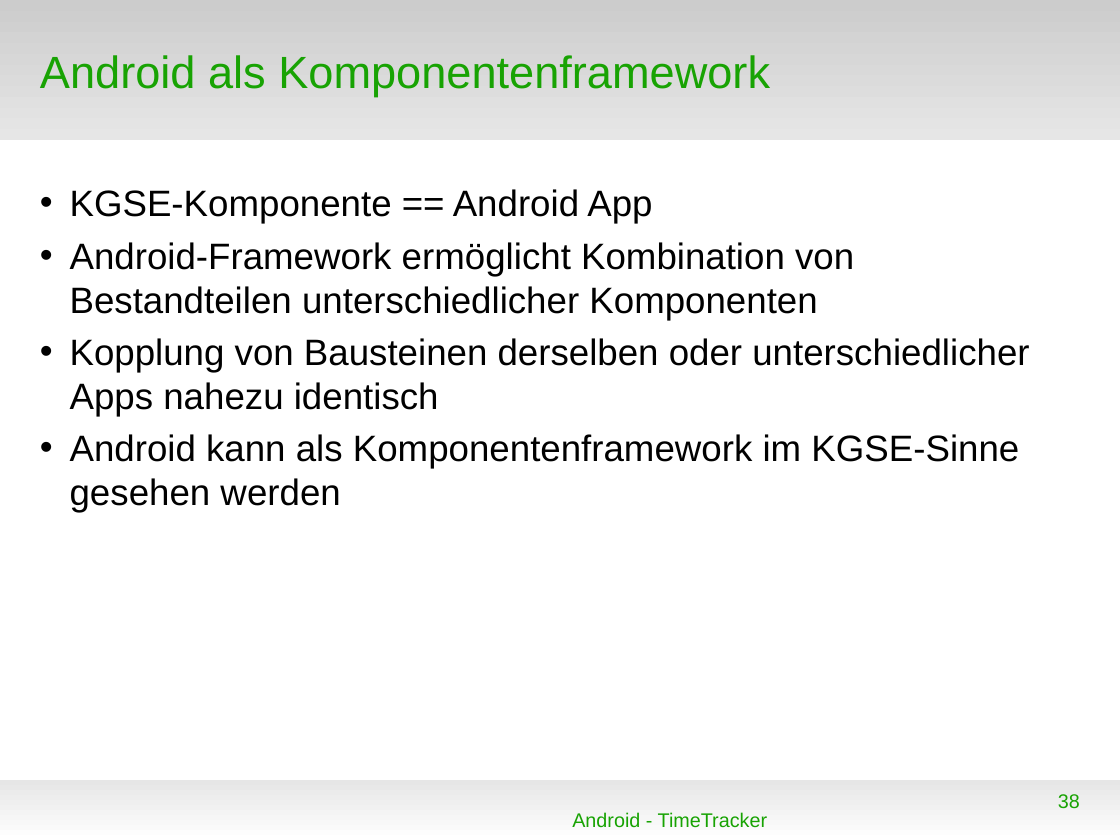
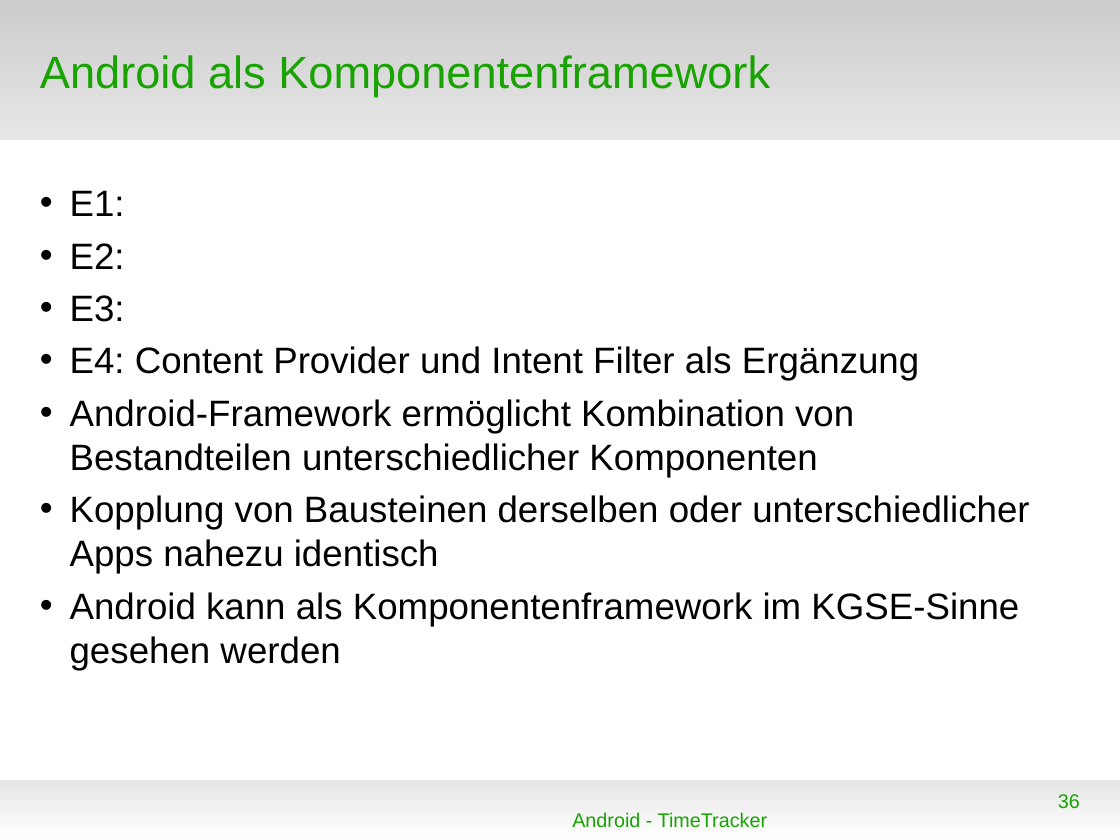
Before and after one commit to floriandrs/presentation, a slide deck: slide 36 of vortrag.odp (slide 38 before the commit). Drawn at 1120x840 pixels with LibreOffice and Linux fonts; fonts in the diff are those of the drawing; background and template pictures are left out. Boxes give left, top, right and bottom in pixels: in the first picture for what was removed or moved away, otherwise in the second. Text is boxed around its words. In the diff, an @@ line names an element or a change of style, - is before the commit and + after.

```diff
--- a/vortrag.odp
+++ b/vortrag.odp
@@ text at bbox=[70, 190, 919, 381]: text changed @@
-• KGSE-Komponente == Android App
+• E1:
+• E2:
+• E3:
+• E4: Content Provider und Intent Filter als Ergänzung
@@ page number at bbox=[1058, 794, 1080, 808]: text changed @@
-38
+36
```
Also in this commit, not shown: 16 other slides changed, 2 slides added, 2 slides removed.
